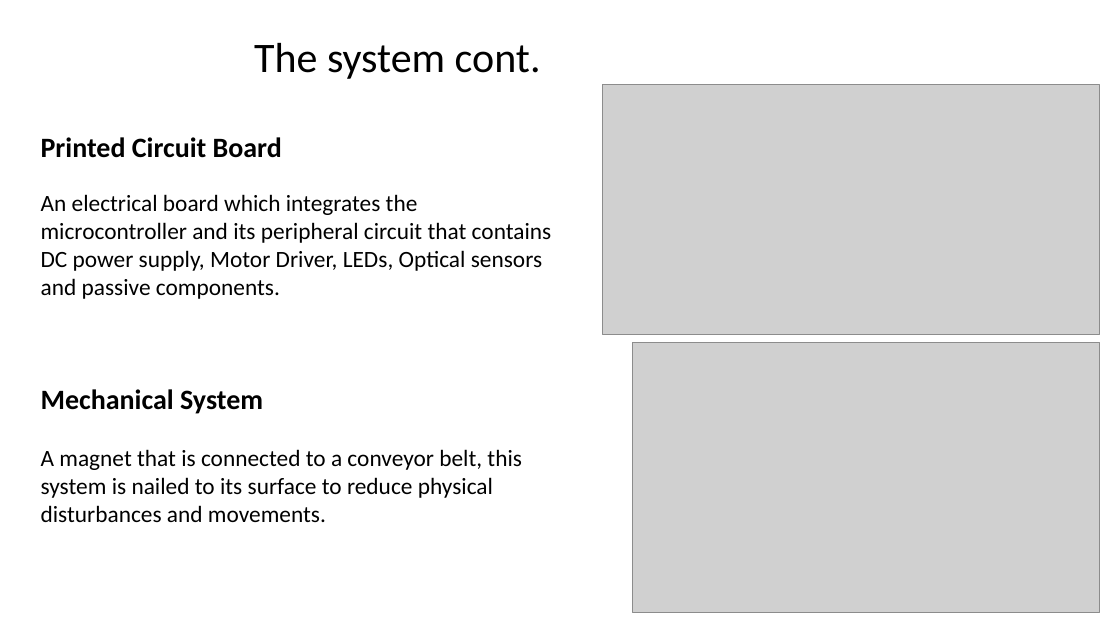
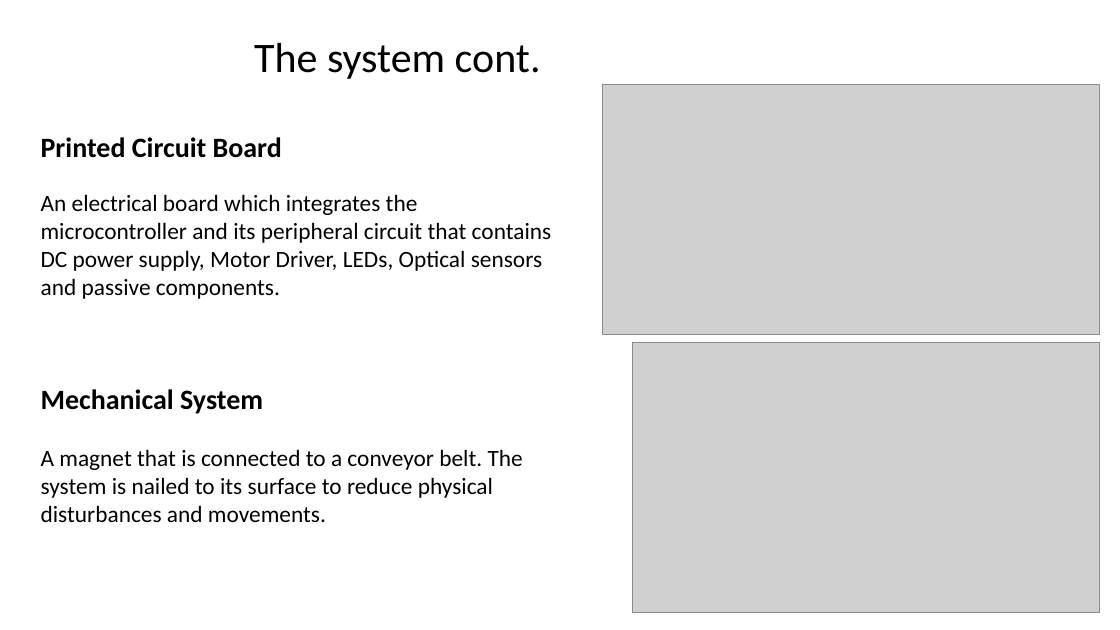
Before and after one commit to eylonk12/university_project, a slide deck: slide 5 of main/prs_2022-048p.pptx. Drawn at 1120x630 pixels with LibreOffice and Linux fonts; fonts in the diff are those of the drawing; grey boxes stand for pictures; background and template pictures are left out. Boxes give left, top, right and bottom in pixels: in the first picture for what was removed or moved away, otherwise in the second. Text is boxed around its words. In the diff, an @@ line names an element or a change of style, - is before the commit and + after.

```diff
--- a/main/prs_2022-048p.pptx
+++ b/main/prs_2022-048p.pptx
@@ text at (41, 449, 523, 522): text changed @@
-A magnet that is connected to a conveyor belt, this system is nailed to its surface to reduce physical disturbances and movements.
+A magnet that is connected to a conveyor belt. The system is nailed to its surface to reduce physical disturbances and movements.
```
Also in this commit, not shown: 4 other slides changed, 2 other files.
